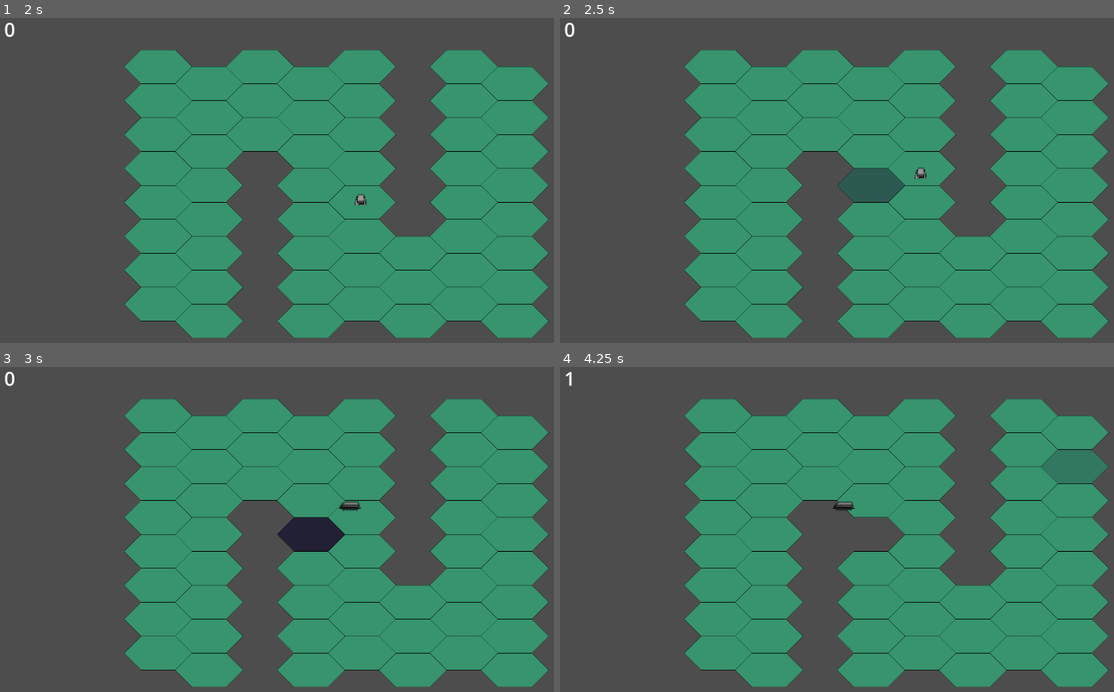
Above: before the commit, frames 1-4 (two rows, left to right).
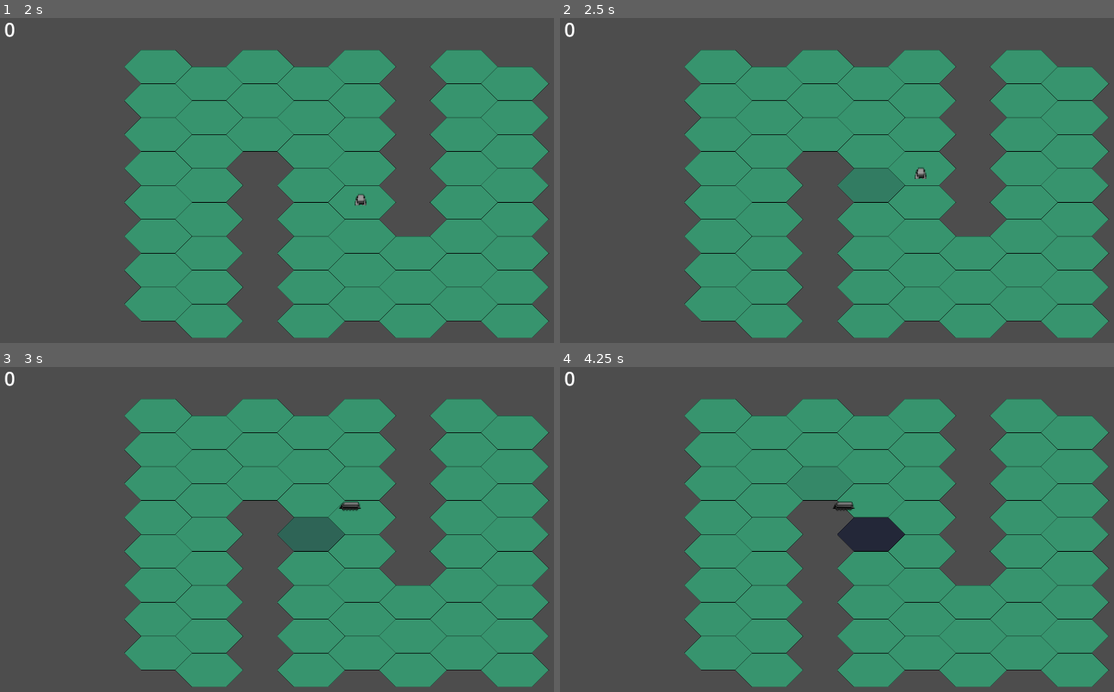
Above: after the commit, the same moments.

Repository: BobWizardLad/Tonk-Game
Game: Godot game, scene res://game_manager.tscn
Two runs of this game, one before a commit and one after it. Both use one fixed random seed, a clock stepped at 60 frames per second and the inputs below.
Inputs:
- Up to frame 1 (2 s): click "Play" at 0.5 s; tap Enter at 1.25 s; hold Up (ui_up) from 1.28 s (still down)
- Up to frame 2 (2.5 s): keep holding Up (ui_up)
- Up to frame 3 (3 s): release Up (ui_up) at 2.78 s; hold Left (ui_left) from 2.78 s (still down)
- Up to frame 4 (4.25 s): keep holding Left (ui_left)

Frame 1 is identical in both runs. In frame 2, 0.9% of the frame differs, in the area x 50-63%, y 46-57%; in frame 3, 0.9%; in frame 4, 2.0%, in the area x 0-99%, y 1-57%.

Commit message:
Tile Decay Speedup
Tiles will now decay at a faster and faster pace as there are fewer and fewer tiles on the map.

Diff:
--- a/level_handler.gd
+++ b/level_handler.gd
@@ -7,11 +7,21 @@
 @export var warning_texture: AtlasTexture
 
 var will_remove_tiles: bool = true
+var DECAY_TIME: float = 3.00
+var decay_speed: float = DECAY_TIME
 
 signal tile_removed
 
 func get_cell_local_to_map(coord: Vector2) -> Vector2i:
 	return current_map.local_to_map(coord)
+
+func _process(_delta):
+	if current_map.get_used_cells().size() < 15:
+		decay_speed = DECAY_TIME * 0.4
+	elif current_map.get_used_cells().size() < 30:
+		decay_speed = DECAY_TIME * 0.6
+	elif current_map.get_used_cells().size() < 50:
+		decay_speed = DECAY_TIME * 0.8
 
 func is_current_map_cell_exist(coord: Vector2i) -> bool:
 	if current_map.get_cell_source_id(coord) != -1:
@@ -30,7 +40,7 @@
 	warn.texture = warning_texture
 	warn.position = current_map.map_to_local(cell_coord)
 	add_child(warn)
-	tween.tween_property(warn, "modulate", Color(1.0, 1.0, 1.0, 1.0), 1.0)
+	tween.tween_property(warn, "modulate", Color(1.0, 1.0, 1.0, 1.0), decay_speed * 0.8)
 	tween.tween_callback(remove_tile.bind(tileset, cell_coord, warn))
 
 func remove_tile(tileset: TileMapLayer, tile_coord: Vector2i, warning: Sprite2D):
@@ -39,5 +49,6 @@
 	emit_signal("tile_removed")
 
 func _on_timer_timeout() -> void:
+	decay_timer.wait_time = decay_speed
 	if current_map.get_used_cells().size() > 0 and will_remove_tiles:
 		fade_tile(current_map)
